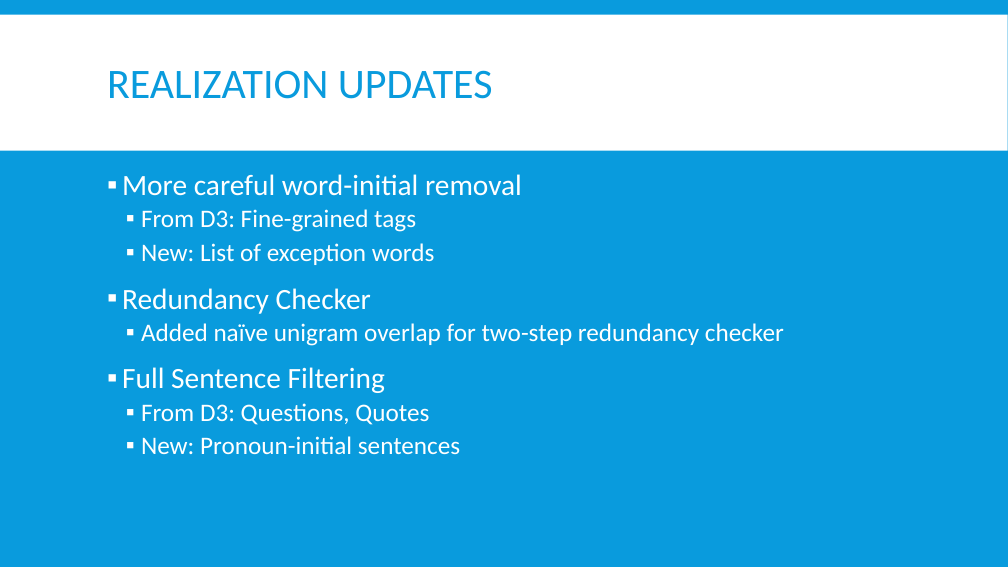
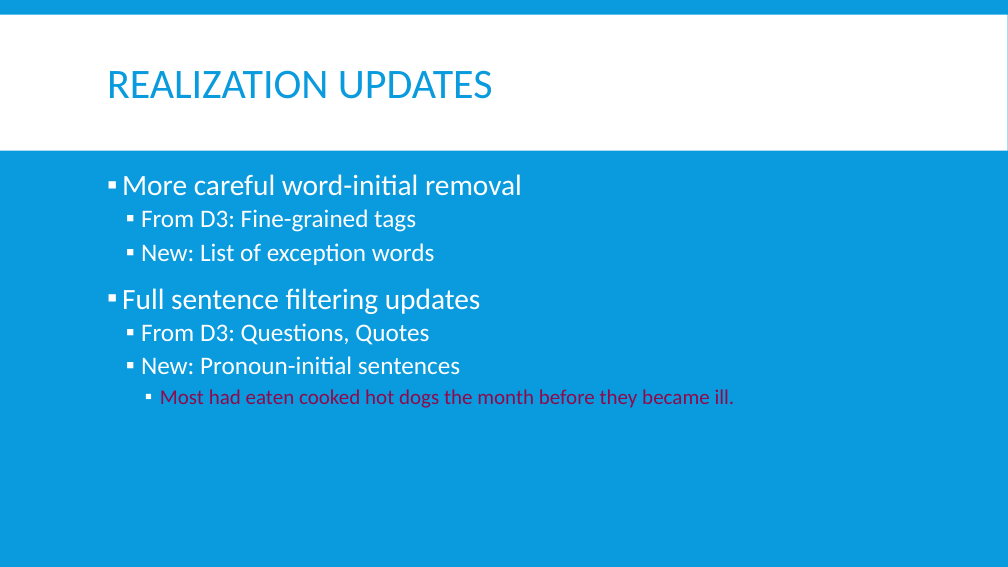
Before and after one commit to Mindful/ling-573, a slide deck: slide 12 of doc/D4_presentation.pptx (slide 6 before the commit). Drawn at 1008x567 pixels with LibreOffice and Linux fonts; fonts in the diff are those of the drawing. Boxes give left, top, right and bottom in pixels: in the first picture for what was removed or moved away, otherwise in the second. Text is boxed around its words. In the diff, an @@ line names an element or a change of style, - is before the commit and + after.

```diff
--- a/doc/D4_presentation.pptx
+++ b/doc/D4_presentation.pptx
@@ text at <box>122,288,481,314</box>: text changed; size 24 to 28 pt @@
-▪ Redundancy Checker
-  ▪ Added naïve unigram overlap for two-step redundancy checker
-▪ Full Sentence Filtering
+▪ Full sentence filtering updates
@@ text at <box>160,389,735,408</box>: paragraph added @@
+    ▪ Most had eaten cooked hot dogs the month before they became ill.
```
Also in this commit, not shown: 12 other slides changed, 9 slides added.
